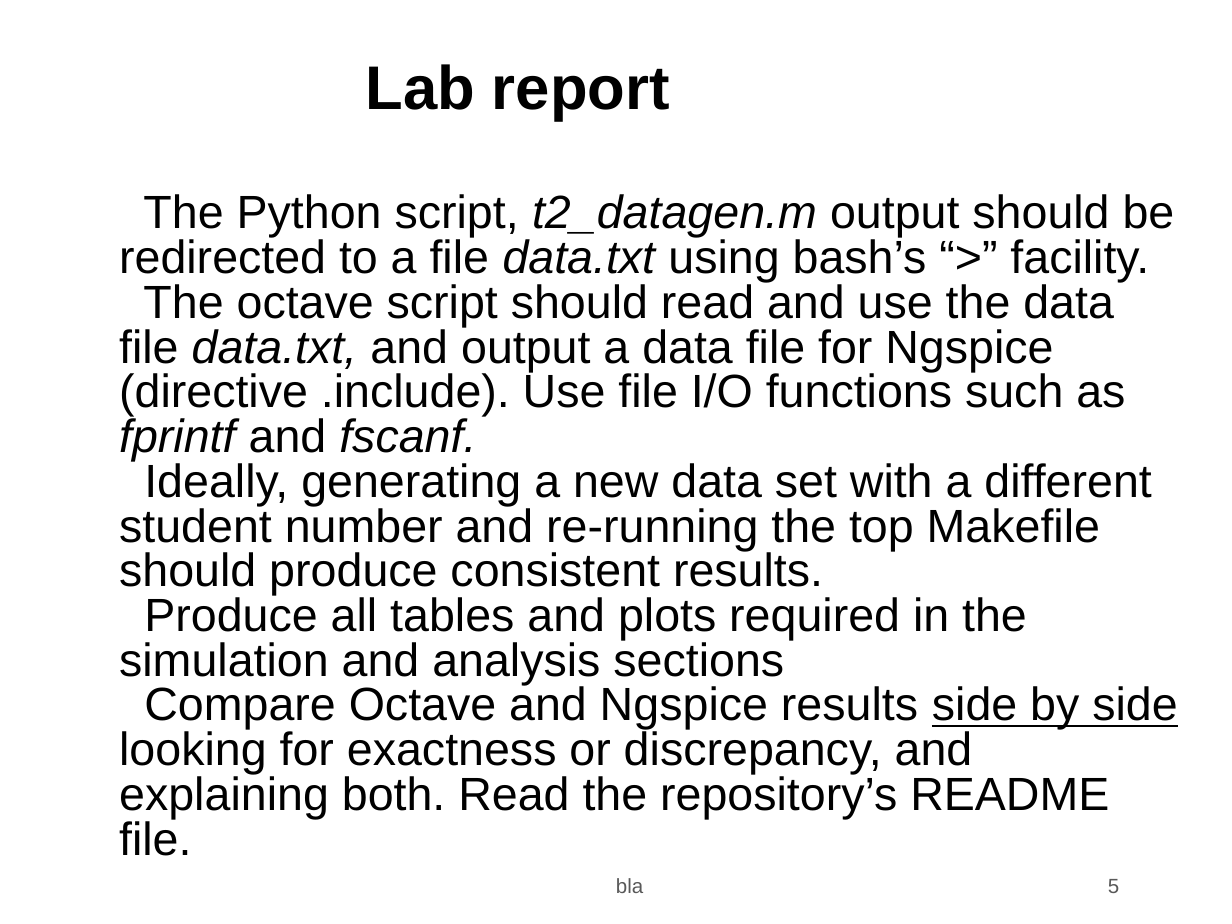
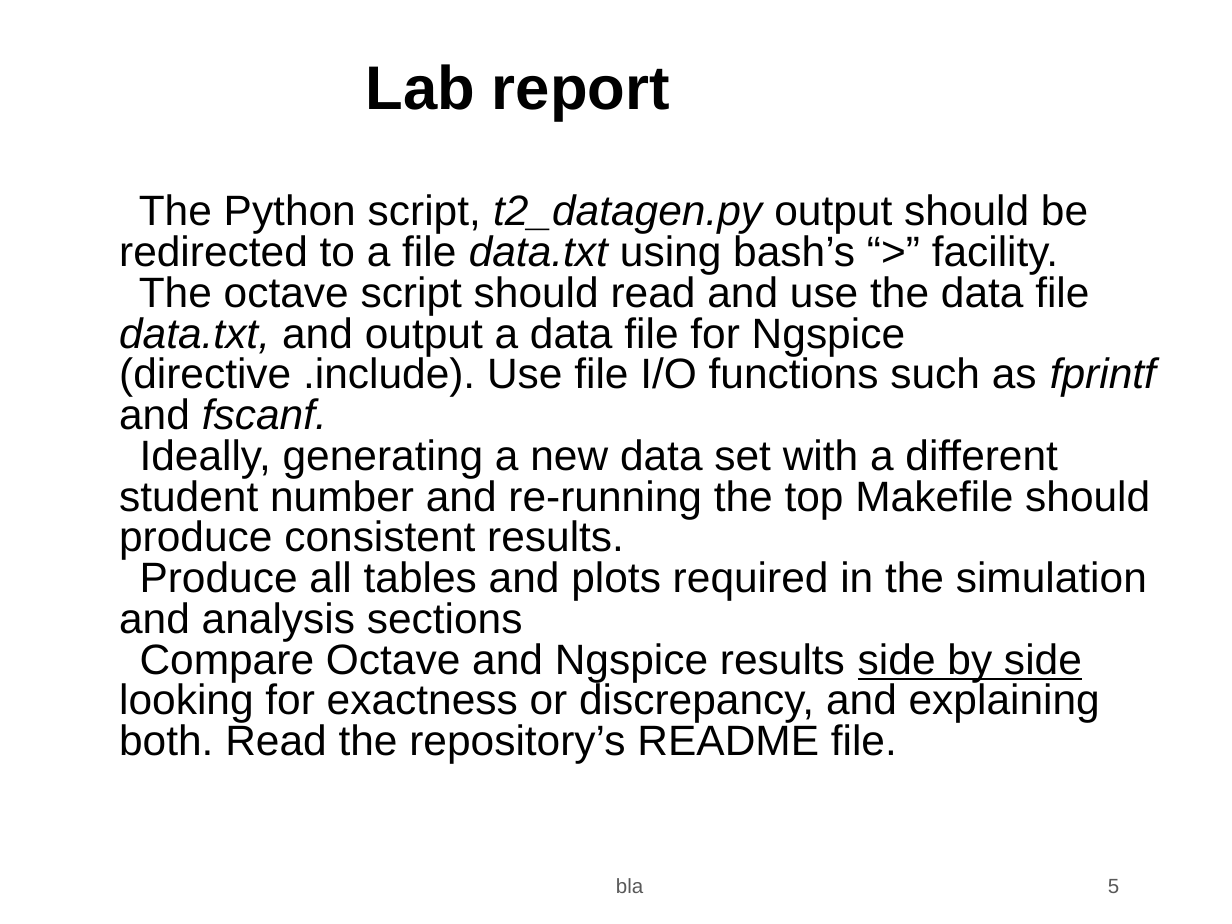
Before and after one commit to franfrancisco9/TCFE, a slide deck: slide 5 of T2/doc/t2.odp. Drawn at 1232x924 pixels with LibreOffice and Linux fonts; fonts in the diff are those of the drawing; background and template pictures are left out. Boxes give left, top, right and bottom in pixels: in the first picture for what was removed or moved away, otherwise in the second. Text is boxed around its words. In the diff, an @@ line names an element or a change of style, - is before the commit and + after.

```diff
--- a/T2/doc/t2.odp
+++ b/T2/doc/t2.odp
@@ text at box(119, 194, 1088, 274): text changed; size 27.2 to 24.8 pt @@
-1) The Python script, t2_datagen.m output should be redirected to a file data.txt using bash’s “>” facility.
+1) The Python script, t2_datagen.py output should be redirected to a file data.txt using bash’s “>” facility.
@@ text at box(119, 273, 1156, 763): size 27.2 to 24.8 pt in "The octave script should read and use ...", "Ideally, generating a new data set with ...", "Produce all tables and plots required in ...", "Compare Octave and Ngspice results side by ..." @@
```
Also in this commit, not shown: 1 other slide changed, 1 other file.
